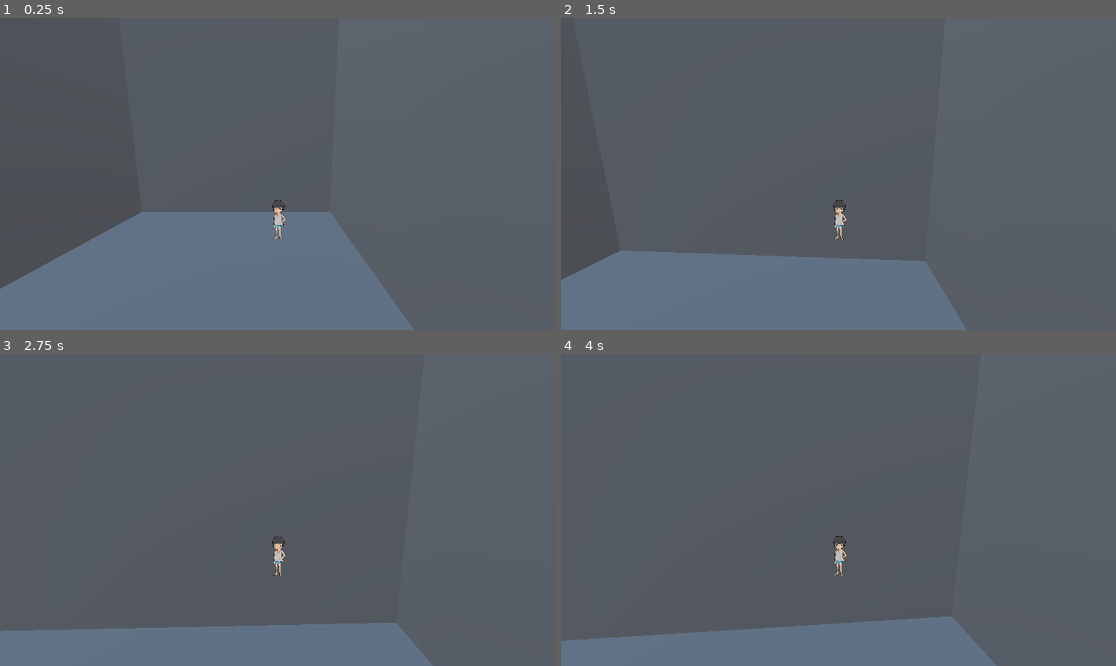
Above: before the commit, frames 1-4 (two rows, left to right).
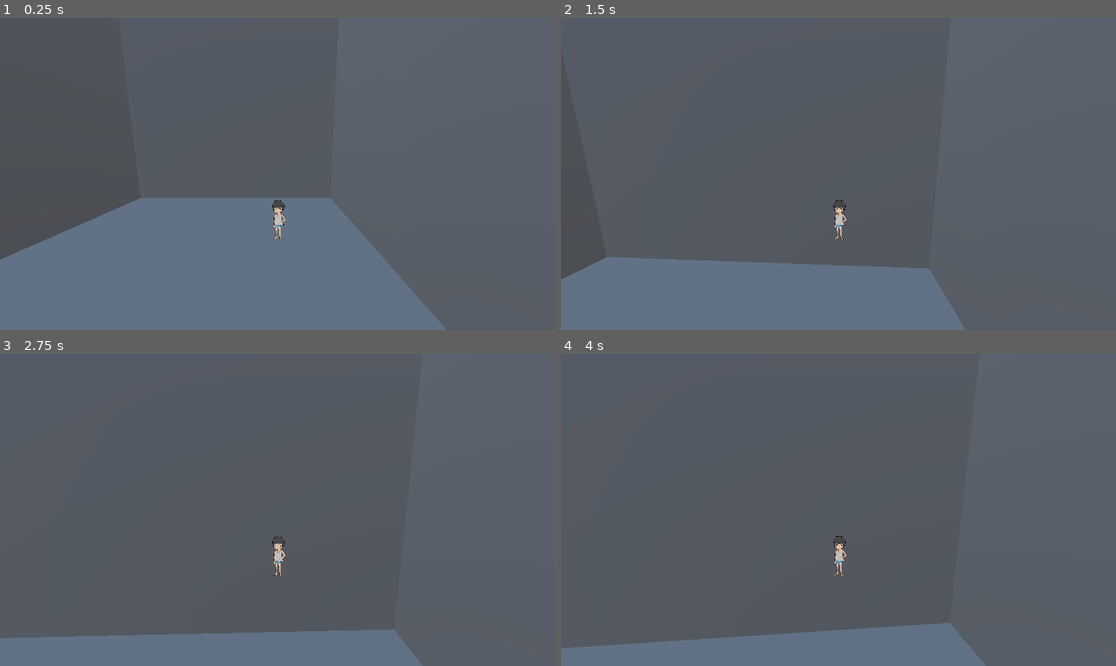
Above: after the commit, the same moments.

Repository: BetterBlood/Smoker_Guy
Game: Godot game, scene res://scenes/Tests/world_prototype.tscn
The game is run twice, just before and just after one commit, with the same random seed, the same clock (stepped at 60 frames per second) and the same inputs. This scene is started directly instead of the project's main scene.
Inputs (mouse positions are in pixels of both pictures, inside the frame that each line leads up to):
- Up to frame 1 (0.25 s): no input
- Up to frame 2 (1.5 s): tap Enter (ui_accept) at 0.5 s; move the mouse to (866, 174) at 0.52 s; hold F (Interact) 0.53-1.28 s; hold W (move_forward) from 0.53 s (still down); tap Space (jump) at 0.77 s; move the mouse to (810, 174) at 1.27 s; tap F (Interact) at 1.35 s
- Up to frame 3 (2.75 s): keep holding W (move_forward); tap Space (jump) at 1.52 s; tap Enter (ui_accept) at 2 s; move the mouse to (288, 503) at 2.02 s; hold F (Interact) from 2.03 s (still down)
- Up to frame 4 (4 s): keep holding W (move_forward); tap Enter (ui_accept) at 2.75, 3.5 s; move the mouse to (832, 516) at 2.77 s; release F (Interact) at 2.78 s; tap F (Interact) at 2.85 s; tap Space (jump) at 3.02, 3.77 s; move the mouse to (877, 513) at 3.52 s; hold F (Interact) from 3.53 s (still down)

The runs differ from the first frame. In frame 1, 4.8% of the frame differs, in the area x 0-81%, y 57-100%; in frame 2, 1.3%; in frame 3, 1.8%; in frame 4, 1.8%.

Commit message:
Add sound distraction to world proto

Diff:
--- a/scenes/Tests/world_prototype.tscn
+++ b/scenes/Tests/world_prototype.tscn
@@ -8,6 +8,7 @@
 [ext_resource type="PackedScene" uid="uid://clgrrv65tewm" path="res://scenes/Tests/test_ramp.tscn" id="5_2yort"]
 [ext_resource type="PackedScene" uid="uid://c0rrjo3wsx3wj" path="res://scenes/Tests/test_room.tscn" id="6_a6o8q"]
 [ext_resource type="PackedScene" uid="uid://sds64ovbu4" path="res://scenes/options.tscn" id="7_mtnrq"]
+[ext_resource type="PackedScene" uid="uid://c7whgqwiiu1e1" path="res://scenes/Interactions/interaction_static.tscn" id="9_64imp"]
 
 [sub_resource type="ProceduralSkyMaterial" id="ProceduralSkyMaterial_py0p5"]
 sky_horizon_color = Color(0.64625, 0.65575, 0.67075, 1)
@@ -35,7 +36,7 @@
 environment = SubResource("Environment_u1kue")
 
 [node name="TestFloor" parent="." groups=["Floor"] instance=ExtResource("1_8exqp")]
-transform = Transform3D(1, 0, 0, 0, 1, 0, 0, 0, 1, 0, -0.475745, 0)
+transform = Transform3D(1, 0, 0, 0, 1, 0, 0, 0, 1, 0, 0.1226, 0)
 
 [node name="Enemy" parent="." node_paths=PackedStringArray("player") instance=ExtResource("2_u42wd")]
 transform = Transform3D(0.703438, 0, 0, 0, 0.660562, 0, 0, 0, 0.742559, -0.245153, 0, 0)
@@ -44,16 +45,16 @@
 [node name="PatrolPoints" type="Node" parent="Enemy"]
 
 [node name="A" type="Node3D" parent="Enemy/PatrolPoints"]
-transform = Transform3D(0.703438, 0, 0, 0, 0.660562, 0, 0, 0, 0.742559, -3.34836, 1.18901, 12.6235)
+transform = Transform3D(0.703438, 0, 0, 0, 0.660562, 0, 0, 0, 0.742559, -1.16677, 1.62621, 12.6235)
 
 [node name="B" type="Node3D" parent="Enemy/PatrolPoints"]
-transform = Transform3D(0.703438, 0, 0, 0, 0.660562, 0, 0, 0, 0.742559, 29.6994, 1.18901, 10.6647)
+transform = Transform3D(0.703438, 0, 0, 0, 0.660562, 0, 0, 0, 0.742559, 29.6994, 1.8078, 10.6647)
 
 [node name="C" type="Node3D" parent="Enemy/PatrolPoints"]
-transform = Transform3D(0.703438, 0, 0, 0, 0.660562, 0, 0, 0, 0.742559, 27.6784, 1.18901, -10.3651)
+transform = Transform3D(0.703438, 0, 0, 0, 0.660562, 0, 0, 0, 0.742559, 27.6784, 1.76389, -10.3651)
 
 [node name="D" type="Node3D" parent="Enemy/PatrolPoints"]
-transform = Transform3D(0.703438, 0, 0, 0, 0.660562, 0, 0, 0, 0.742559, 1.56131, 1.18901, -12.3561)
+transform = Transform3D(0.703438, 0, 0, 0, 0.660562, 0, 0, 0, 0.742559, 1.56131, 2.00257, -12.3561)
 
 [node name="Enemy2" parent="." node_paths=PackedStringArray("player") instance=ExtResource("2_u42wd")]
 transform = Transform3D(0.703438, 0, 0, 0, 0.660562, 0, 0, 0, 0.742559, 31.2326, 0, -4.15805)
@@ -62,18 +63,31 @@
 [node name="PatrolPoints" type="Node" parent="Enemy2"]
 
 [node name="A" type="Node3D" parent="Enemy2/PatrolPoints"]
-transform = Transform3D(0.703438, 0, 0, 0, 0.660562, 0, 0, 0, 0.742559, 28.4331, 1.18901, -12.8696)
+transform = Transform3D(0.703438, 0, 0, 0, 0.660562, 0, 0, 0, 0.742559, 28.4331, 1.79576, -12.8696)
 
 [node name="B" type="Node3D" parent="Enemy2/PatrolPoints"]
-transform = Transform3D(0.703438, 0, 0, 0, 0.660562, 0, 0, 0, 0.742559, 2.679, -1.90735e-06, -11.7035)
+transform = Transform3D(0.703438, 0, 0, 0, 0.660562, 0, 0, 0, 0.742559, 2.679, 0.650628, -11.7035)
 
 [node name="C" type="Node3D" parent="Enemy2/PatrolPoints"]
-transform = Transform3D(0.703438, 0, 0, 0, 0.660562, 0, 0, 0, 0.742559, -0.0997639, 1.18901, 11.9012)
+transform = Transform3D(0.703438, 0, 0, 0, 0.660562, 0, 0, 0, 0.742559, -0.0997639, 1.66481, 11.9012)
 
 [node name="D" type="Node3D" parent="Enemy2/PatrolPoints"]
-transform = Transform3D(0.703438, 0, 0, 0, 0.660562, 0, 0, 0, 0.742559, 28.9248, 2.31426, 10.2418)
+transform = Transform3D(0.703438, 0, 0, 0, 0.660562, 0, 0, 0, 0.742559, 28.9248, 2.79802, 10.2418)
+
+[node name="Enemy3" parent="." node_paths=PackedStringArray("player") instance=ExtResource("2_u42wd")]
+transform = Transform3D(0.703438, 0, 0, 0, 0.660562, 0, 0, 0, 0.742559, -6.14283, 0, 6.9088)
+player = NodePath("../Player")
+
+[node name="PatrolPoints" type="Node" parent="Enemy3"]
+
+[node name="A" type="Node3D" parent="Enemy3/PatrolPoints"]
+transform = Transform3D(0.703438, 0, 0, 0, 0.660562, 0, 0, 0, 0.742559, -7.45077, 1.54763, 9.12228)
+
+[node name="B" type="Node3D" parent="Enemy3/PatrolPoints"]
+transform = Transform3D(0.703438, 0, 0, 0, 0.660562, 0, 0, 0, 0.742559, -4.91, 0.446729, 6.39831)
 
 [node name="Prison" type="Node3D" parent="." groups=["Floor"]]
+transform = Transform3D(1, 0, 0, 0, 1, 0, 0, 0, 1, 0, 0.598345, 0)
 
 [node name="TestWall" parent="Prison" instance=ExtResource("4_idu0w")]
 transform = Transform3D(-4.37114e-08, 0, 1, 0, 1, 0, -1, 0, -4.37114e-08, -4.5, 0, 0)
@@ -127,3 +141,14 @@
 transform = Transform3D(1, 0, 0, 0, 1, 0, 0, 0, 1, 30, 0, 24.5)
 
 [node name="Options" parent="." instance=ExtResource("7_mtnrq")]
+
+[node name="GuardDistractionToEscapePrisonExample" type="Node" parent="."]
+
+[node name="InteractionStatic" parent="GuardDistractionToEscapePrisonExample" node_paths=PackedStringArray("soundSource", "world") instance=ExtResource("9_64imp")]
+transform = Transform3D(1, 0, 0, 0, 1, 0, 0, 0, 1, -2.05152, 10.7731, -15.2832)
+strength = 400
+soundSource = NodePath("../Marker3D")
+world = NodePath("../..")
+
+[node name="Marker3D" type="Marker3D" parent="GuardDistractionToEscapePrisonExample"]
+transform = Transform3D(1, 0, 0, 0, 1, 0, 0, 0, 1, 31.3257, 1.04684, -15.5858)
--- a/scenes/main.tscn
+++ b/scenes/main.tscn
@@ -79,7 +79,6 @@
 
 [node name="Enemy" parent="." node_paths=PackedStringArray("player") instance=ExtResource("2_jc17c")]
 transform = Transform3D(0.703438, 0, 0, 0, 0.660562, 0, 0, 0, 0.742559, -10.622, 0, 0)
-speed = 5.0
 player = NodePath("../Player")
 
 [node name="PatrolPoints" type="Node" parent="Enemy"]
@@ -92,7 +91,6 @@
 
 [node name="Enemy2" parent="." node_paths=PackedStringArray("player") instance=ExtResource("2_jc17c")]
 transform = Transform3D(0.703438, 0, 0, 0, 0.660562, 0, 0, 0, 0.742559, -22.158, 0, 14.331)
-speed = 5.0
 player = NodePath("../Player")
 
 [node name="PatrolPoints" type="Node" parent="Enemy2"]
@@ -106,8 +104,16 @@
 [node name="C" type="Node3D" parent="Enemy2/PatrolPoints"]
 transform = Transform3D(0.703438, 0, 0, 0, 0.660562, 0, 0, 0, 0.742559, -37.4932, 1.18901, 5.64345)
 
-[node name="InteractionStatic" parent="." instance=ExtResource("3_7tarn")]
+[node name="SoundDistraction" type="Node" parent="."]
+
+[node name="InteractionStatic" parent="SoundDistraction" node_paths=PackedStringArray("soundSource", "world") instance=ExtResource("3_7tarn")]
 transform = Transform3D(1, 0, 0, 0, 1, 0, 0, 0, 1, 9.65595, 1.60799, -6.19089)
+strength = 50
+soundSource = NodePath("../Marker3D")
+world = NodePath("../..")
+
+[node name="Marker3D" type="Marker3D" parent="SoundDistraction"]
+transform = Transform3D(1, 0, 0, 0, 1, 0, 0, 0, 1, -12.4263, 0, -20.462)
 
 [node name="HeallingObject" parent="." node_paths=PackedStringArray("player") instance=ExtResource("4_r643y")]
 transform = Transform3D(1, 0, 0, 0, 1, 0, 0, 0, 1, 9.37408, 1.91351, 4.02991)
--- a/scripts/Enemy.gd
+++ b/scripts/Enemy.gd
@@ -1,7 +1,9 @@
 class_name Enemy extends CharacterBody3D
 #@export var point_a: Vector3
 #@export var point_b: Vector3
-@export var speed := 2.0
+@export var normal_speed := 2.0
+@export var chase_speed := 4
+var speed := normal_speed
 @export var player: RigidBody3D
 var alerted := false
 var target: Vector3
@@ -14,7 +16,6 @@
 @onready var detect_player_1: AudioStreamPlayer3D = $Audios/DetectPlayer/DetectPlayer1
 @onready var catch_player_1: AudioStreamPlayer3D = $Audios/CatchPlayer/CatchPlayer1
 @onready var reach_patrol_point: AudioStreamPlayer3D = $Audios/ReachPatrolPoint/ReachPatrolPoint
-
 
 
 func _ready():
@@ -46,9 +47,16 @@
 		if position.distance_to(target) < 1.0:
 			update_patrol_target()
 	else:
-		#TODO catch the player if close to him
-		target = Vector3(player.position.x, position.y, player.position.z)
+		#target = Vector3(player.position.x, position.y, player.position.z)
 		look_at(target, Vector3.UP)
+
+		if position.distance_to(target) < 1.0:
+			alerted = can_see_player()
+			if alerted:
+				print("TODO catch the player if close to him")
+			else:
+				update_patrol_target()
+				speed = normal_speed
 
 
 	move_and_slide()
@@ -65,8 +73,8 @@
 
 func set_alerted():
 	detect_player_1.play()
-	speed += 2
-	$VisionCone.queue_free()
+	speed = chase_speed
+	#$VisionCone.queue_free()
 	#var mat = StandardMaterial3D.new()
 	#mat.albedo_color = Color.RED
 	#$Body.set_surface_override_material(0, mat)
@@ -78,10 +86,11 @@
 	var result = space_state.intersect_ray(query)
 	#print(result)
 	#print("sound detected at: ", ear.global_position, ", from: ", other_position)
-	if not result.is_empty() && result["collider"] is StaticBody3D:
+	if not result.is_empty() and result["collider"] is StaticBody3D:
 		#print(result)
 		print("obstructed -> ignored") # TODO: verify all obstruction mat are working
 	else:
 		if !alerted:
 			alerted = true
 			set_alerted()
+			target = other_position
--- a/scripts/Interactions/interaction_static.gd
+++ b/scripts/Interactions/interaction_static.gd
@@ -5,17 +5,22 @@
 @export var spawnableObjects: Array[PackedScene] = []
 @export var positionObjects: Array[Vector2] = []
 @export var interactionToDisplay: String = "default"
+@export var strength: int = 5
+@export var soundSource:Marker3D = null
 
 const sound_emitter = preload("res://scenes/sound_emitter.tscn")
-@onready var world: Node3D = $".."
+@export var world:Node3D = null
 
 func _ready() -> void:
 	interactionDetector.interact = Callable(self, "_action_on_interact")
 	if !interactionToDisplay.is_empty():
 		interactionDetector.actionName = interactionToDisplay
 
+	if soundSource == null:
+		soundSource.position = position
+
 func _action_on_interact() -> void:
 	var sound_prop = sound_emitter.instantiate()
-	sound_prop.setStrengh(5)
-	sound_prop.position = position
+	sound_prop.setStrengh(strength)
+	sound_prop.position = soundSource.position
 	world.add_child(sound_prop)
--- a/scripts/sound_emitter.gd
+++ b/scripts/sound_emitter.gd
@@ -9,6 +9,6 @@
 
 func _process(delta: float) -> void:
 	if radar.scale.x < strength:
-		radar.scale *= 1.1
+		radar.scale *= 1.2
 	else:
 		queue_free()
Not shown: 1 places in scenes/Tests/world_prototype.tscn that only renumber resources
Not shown: 1 places in scenes/enemy.tscn that only renumber resources
